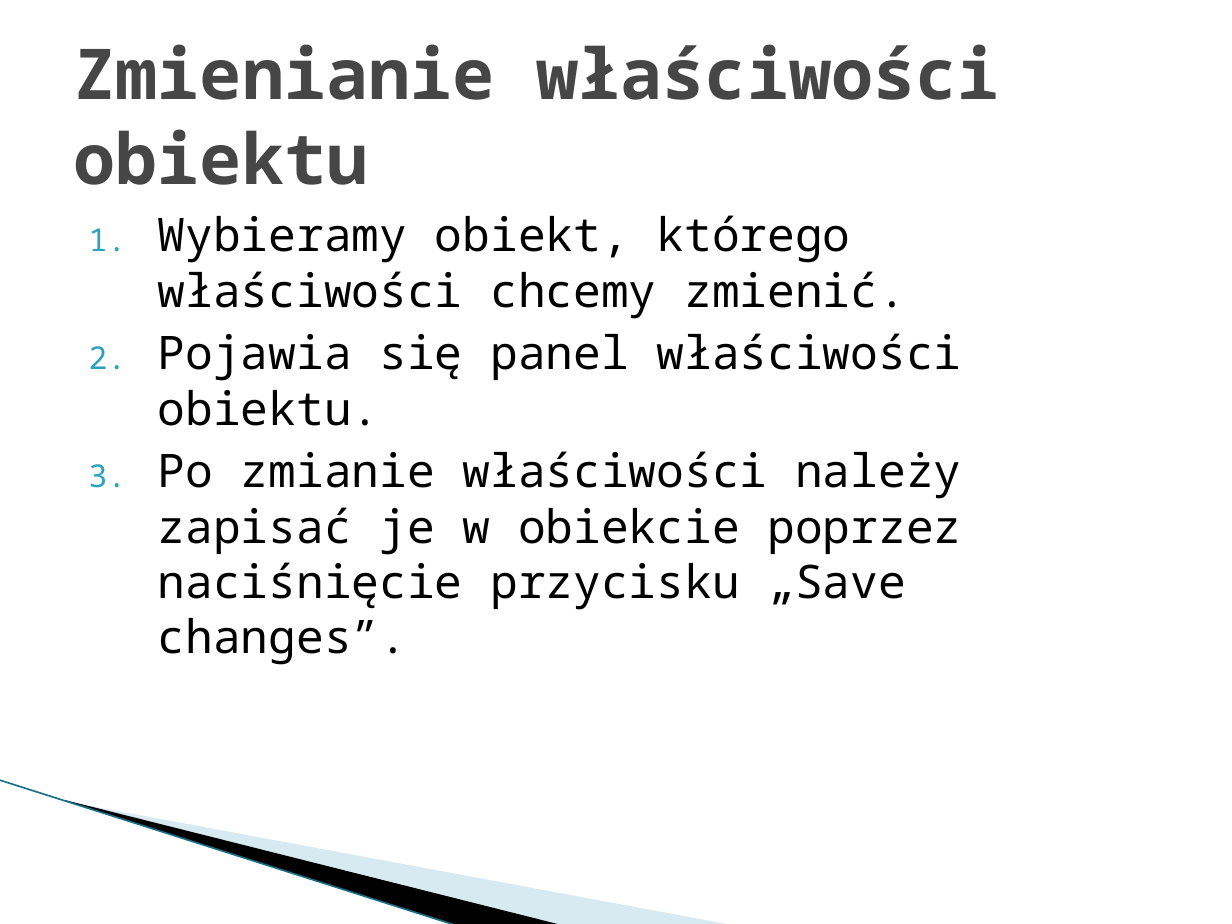
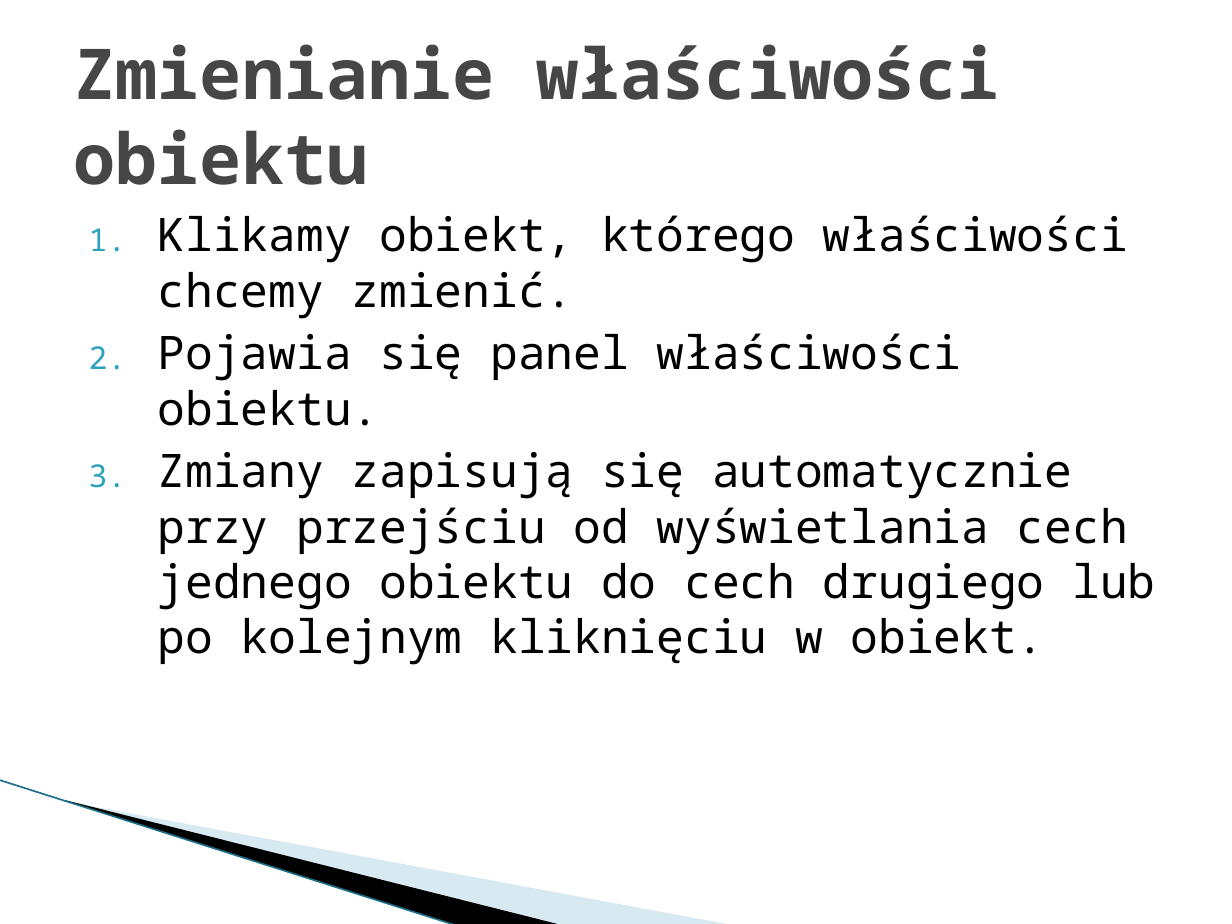
Before and after one commit to Dylek/SP_gridlab-D_GUI, a slide deck: slide 7 of prototyp 2.pptx (slide 15 before the commit). Drawn at 1232x924 pixels with LibreOffice and Linux fonts; fonts in the diff are those of the drawing; background and template pictures are left out. Boxes give left, top, right and bottom in pixels: in the first picture for what was removed or moved away, otherwise in the second. Text is boxed around its words. In the diff, an @@ line names an element or a change of style, - is before the commit and + after.

```diff
--- a/prototyp 2.pptx
+++ b/prototyp 2.pptx
@@ text at (158,215,1128,319): text changed @@
-1. Wybieramy obiekt, którego właściwości chcemy zmienić.
+1. Klikamy obiekt, którego właściwości chcemy zmienić.
@@ text at (158,452,1155,665): text changed @@
-3. Po zmianie właściwości należy zapisać je w obiekcie poprzez naciśnięcie przycisku „Save changes”.
+3. Zmiany zapisują się automatycznie przy przejściu od wyświetlania cech jednego obiektu do cech drugiego lub po kolejnym kliknięciu w obiekt.
```
Also in this commit, not shown: 5 other slides changed, 7 slides added, 12 slides removed.
